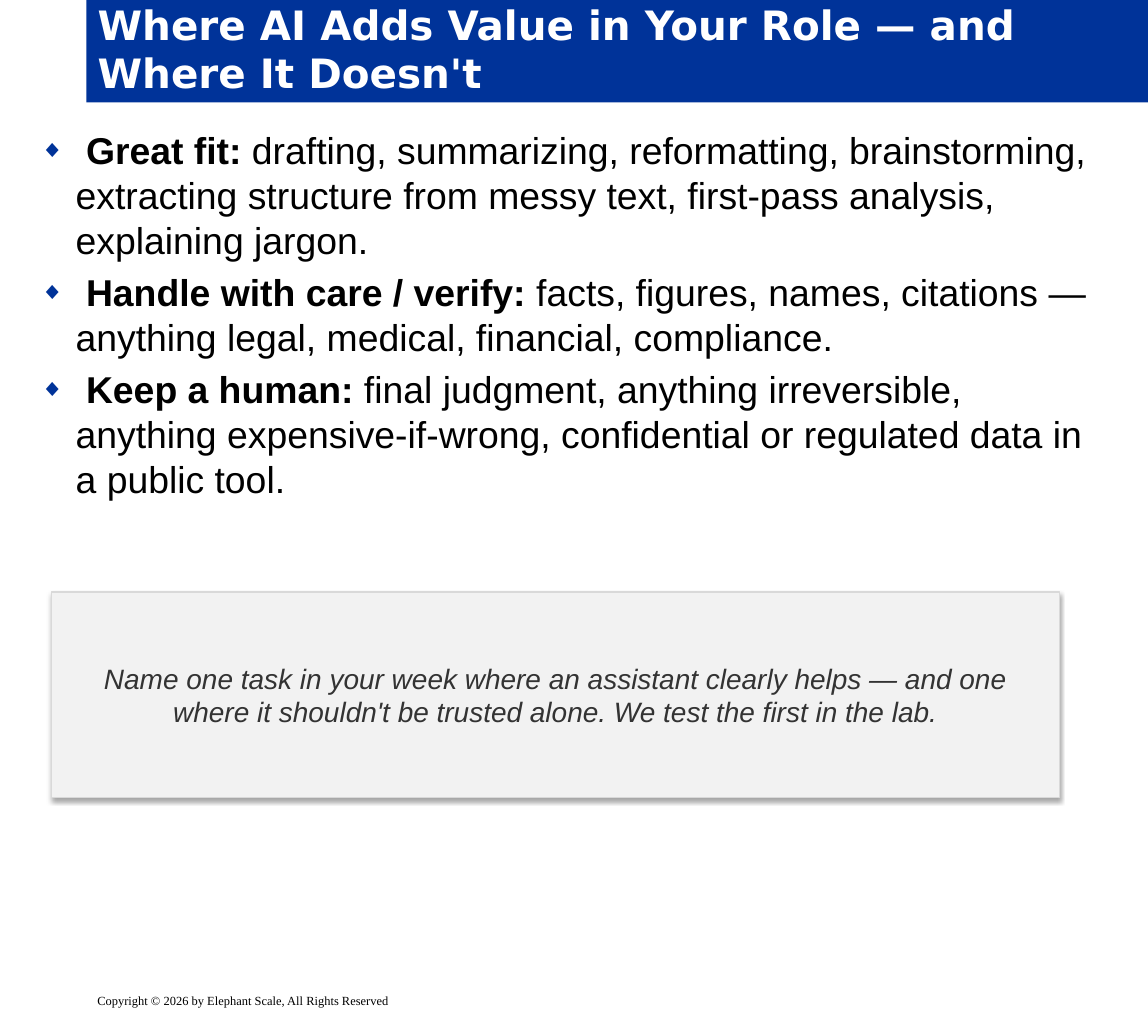
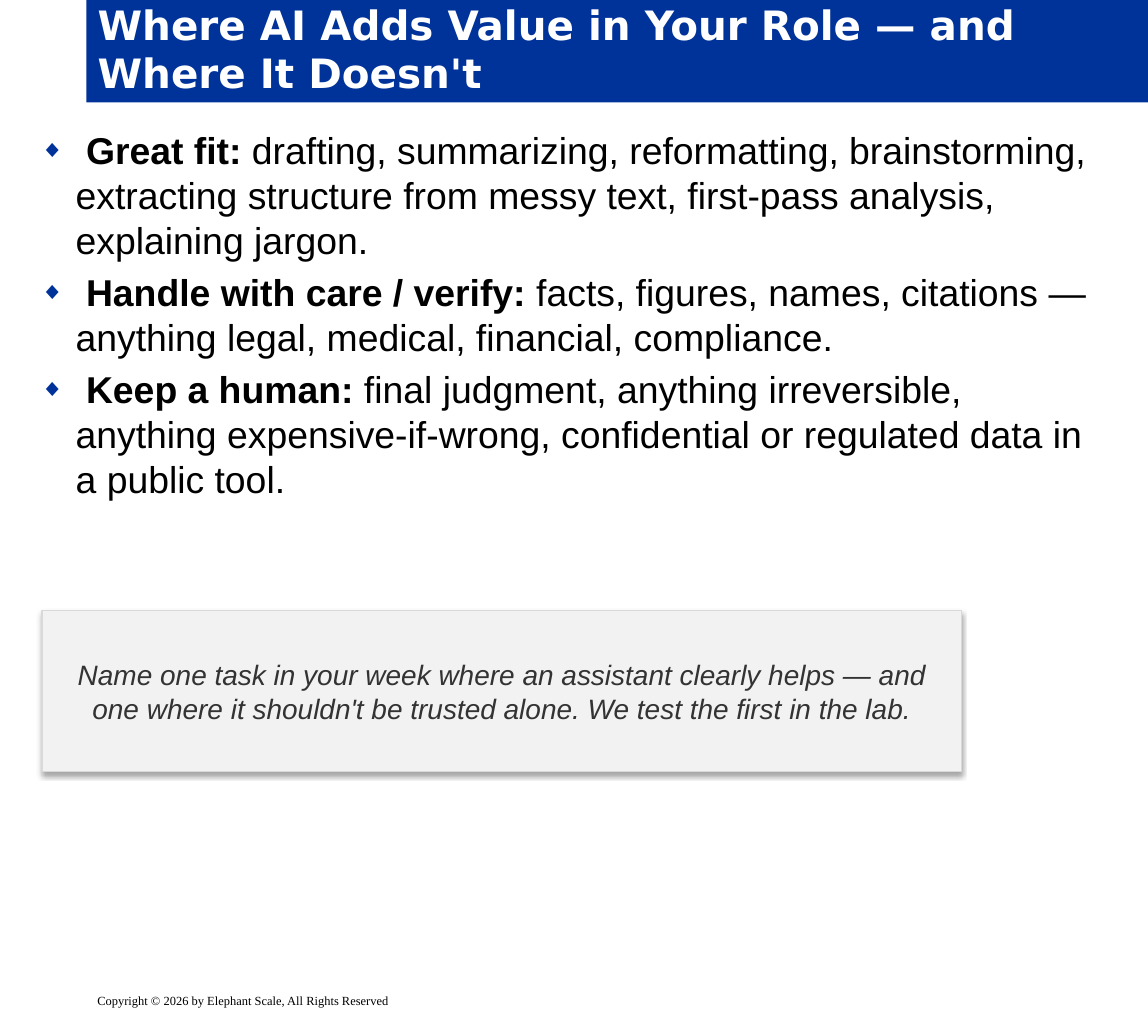
Before and after one commit to elephantscale/Prompt_Engineering_for_Business_Professionals, a slide deck: slide 12 of slides/release/01-how-ai-works.pptx. Drawn at 1148x1016 pixels with LibreOffice and Linux fonts; fonts in the diff are those of the drawing; background and template pictures are left out. Boxes give left, top, right and bottom in pixels: in the first picture for what was removed or moved away, otherwise in the second. Text is boxed around its words. In the diff, an @@ line names an element or a change of style, - is before the commit and + after.

```diff
--- a/slides/release/01-how-ai-works.pptx
+++ b/slides/release/01-how-ai-works.pptx
@@ rectangle "Name one task in your ...": place and size @@
-rectangle "Name one task in your ..." at bbox=[52, 592, 1060, 797]
+rectangle "Name one task in your ..." at bbox=[43, 610, 962, 772]
```
Also in this commit, not shown: 11 other slides changed, 1 other file.
